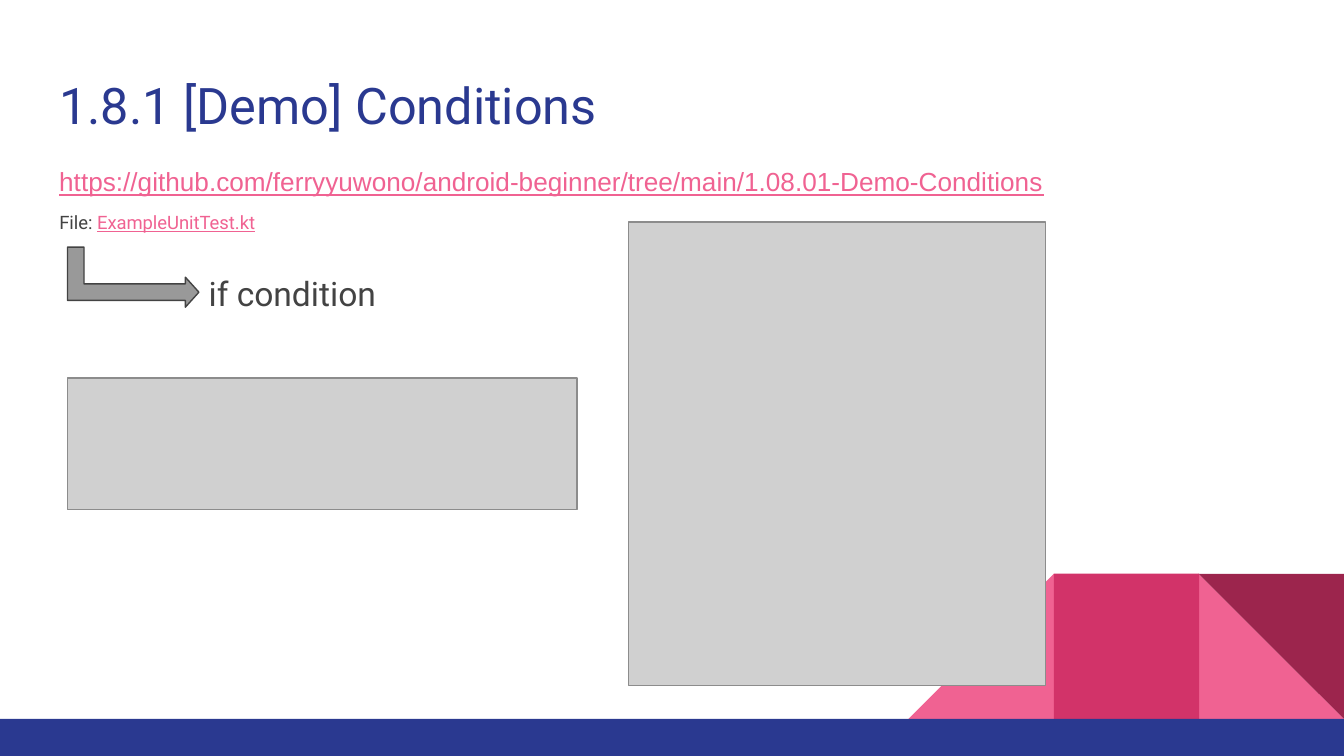
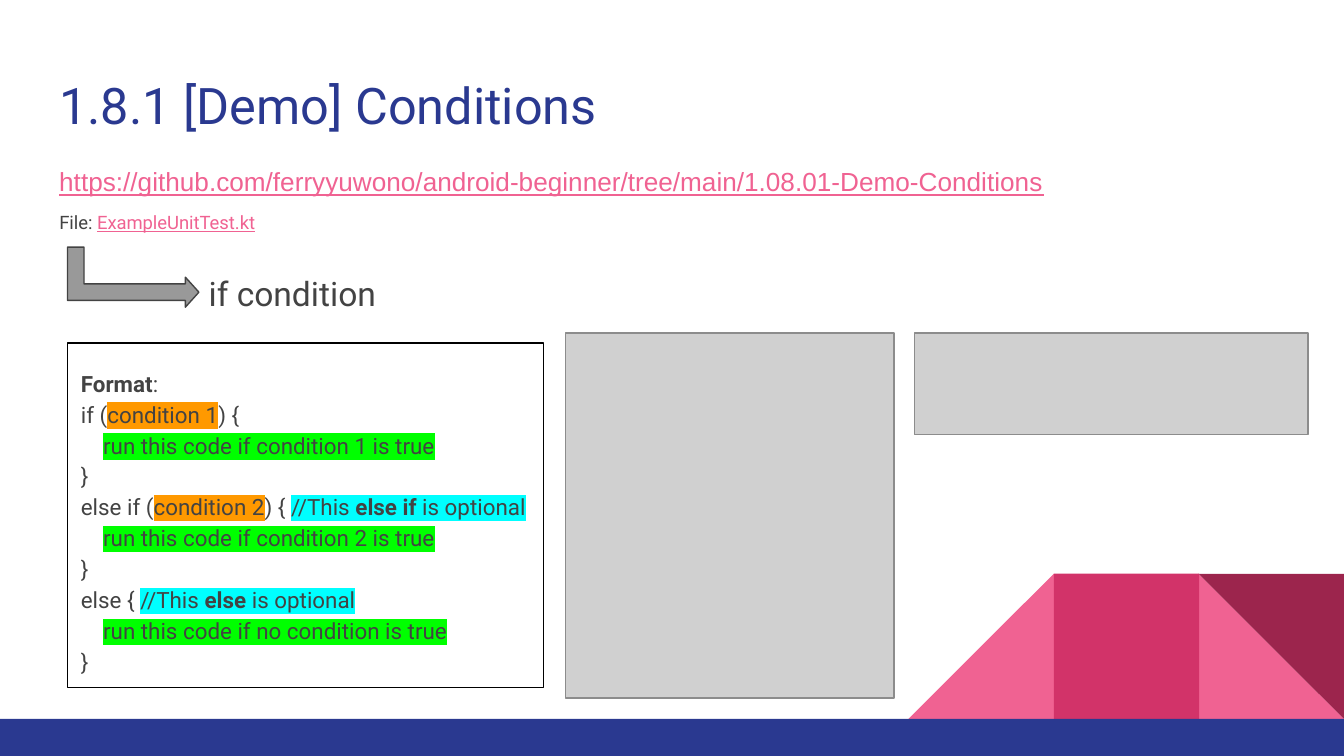
Before and after one commit to ferryyuwono/android-beginner, a slide deck: slide 30 of Beginner Level for Android Development using Kotlin - Module 1.pptx. Drawn at 1344x756 pixels with LibreOffice and Linux fonts; fonts in the diff are those of the drawing; grey boxes stand for pictures. Boxes give left, top, right and bottom in pixels: in the first picture for what was removed or moved away, otherwise in the second. Text is boxed around its words. In the diff, an @@ line names an element or a change of style, - is before the commit and + after.

```diff
--- a/Beginner Level for Android Development using Kotlin - Module 1.pptx
+++ b/Beginner Level for Android Development using Kotlin - Module 1.pptx
@@ rectangle added at (67, 343, 543, 688), outline #000000 0.75 pt, 12 pt, text #434343 @@
+Format:
+if (condition 1) {
+run this code if condition 1 is true
+}
+else if (condition 2) { //This else if is optional
+run this code if condition 2 is true
+}
+else { //This else is optional
+run this code if no condition is true
+}
@@ picture: place and size @@
-picture at (629, 222, 1046, 685)
+picture at (566, 333, 894, 698)
@@ picture: place and size @@
-picture at (67, 378, 577, 509)
+picture at (914, 333, 1308, 435)
```
Also in this commit, not shown: 10 other slides changed, 7 slides added, 7 slides removed.
